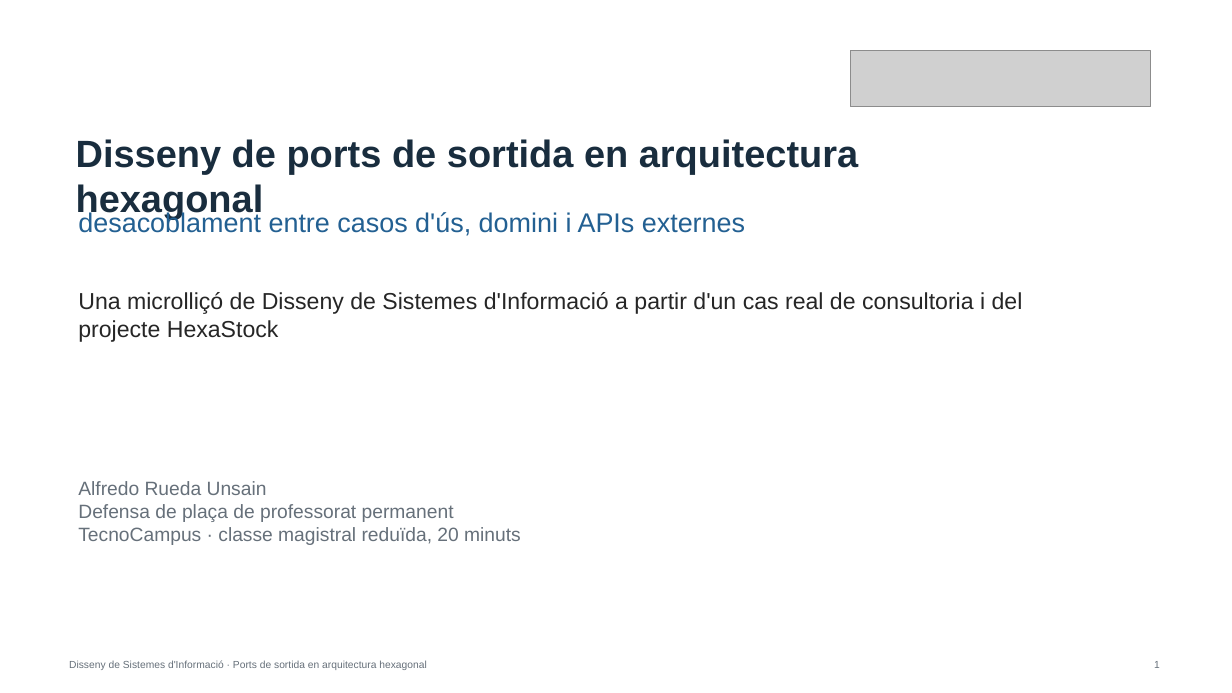
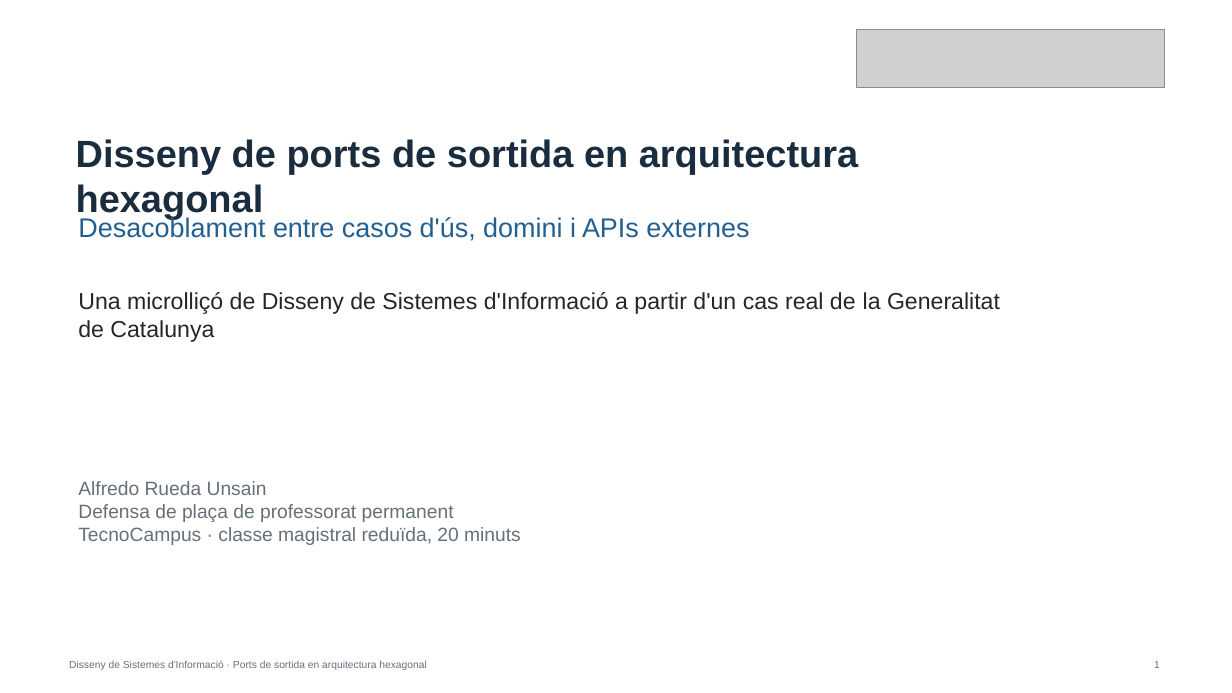
Before and after one commit to alfredorueda/HexaStock, a slide deck: slide 1 of doc/presentations/defensa-placa-permanent-dsi-ports-sortida-hexagonal/output/IMPORTANTE_MANUAL_defensa-dsi-ports-sortida-hexagonal.pptx. Drawn at 1232x693 pixels with LibreOffice and Linux fonts; fonts in the diff are those of the drawing; grey boxes stand for pictures. Boxes give left, top, right and bottom in pixels: in the first picture for what was removed or moved away, otherwise in the second. Text is boxed around its words. In the diff, an @@ line names an element or a change of style, - is before the commit and + after.

```diff
--- a/doc/presentations/defensa-placa-permanent-dsi-ports-sortida-hexagonal/output/IMPORTANTE_MANUAL_defensa-dsi-ports-sortida-hexagonal.pptx
+++ b/doc/presentations/defensa-placa-permanent-dsi-ports-sortida-hexagonal/output/IMPORTANTE_MANUAL_defensa-dsi-ports-sortida-hexagonal.pptx
@@ picture: place and size @@
-picture at bbox=[850, 50, 1151, 107]
+picture at bbox=[857, 30, 1165, 88]
@@ text at bbox=[78, 216, 749, 241]: text changed @@
-desacoblament entre casos d'ús, domini i APIs externes
+Desacoblament entre casos d'ús, domini i APIs externes
@@ text at bbox=[78, 292, 1000, 342]: text changed @@
-Una microlliçó de Disseny de Sistemes d'Informació a partir d'un cas real de consultoria i del projecte HexaStock
+Una microlliçó de Disseny de Sistemes d'Informació a partir d'un cas real de la Generalitat de Catalunya
```
Also in this commit, not shown: 12 other slides changed.
